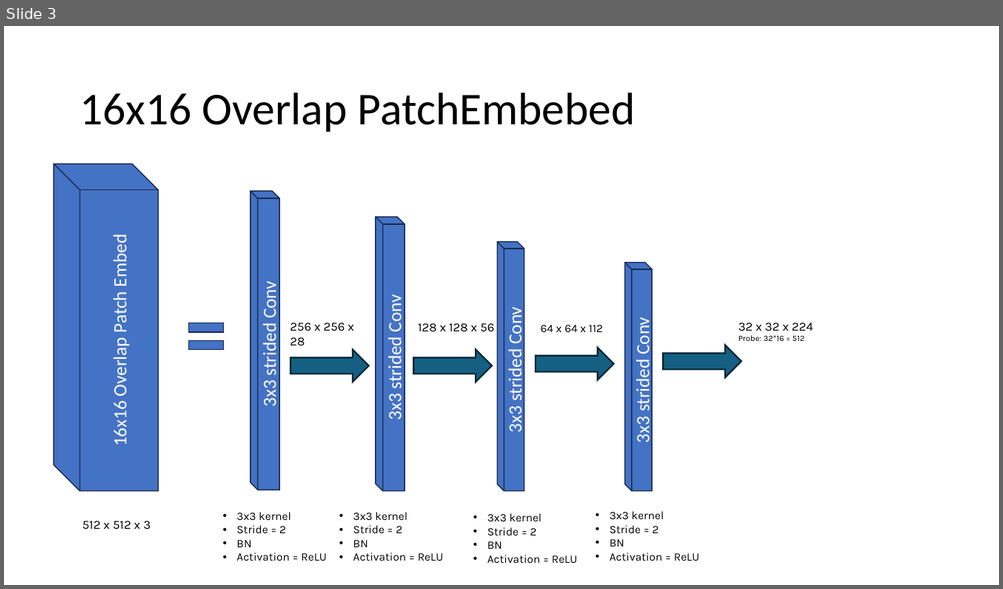
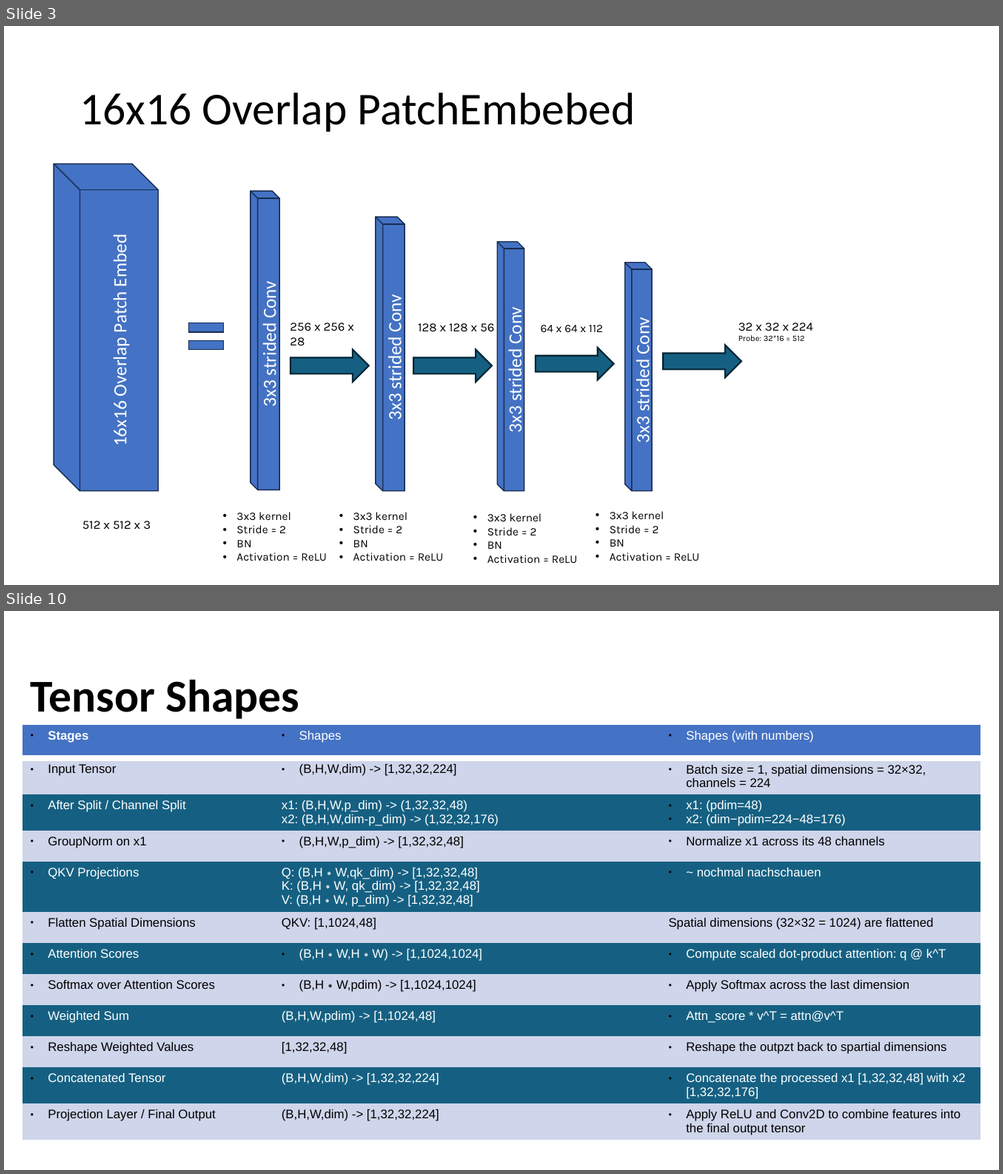
Before and after one commit to CGD16/PDF_Exchanger, a slide deck: SHVIT/PowerPoint/SHViT zerlegt.odp. Shown one above the other, each under a label of ours: slide 3 before the commit, slides 3 and 10 after it; the slides between them are not shown. The pictures are 1003x589 and 1003x1174 pixels, drawn with LibreOffice and Linux fonts; fonts in the diff are those of the drawing. Boxes give left, top, right and bottom in pixels: in the first picture for what was removed or moved away, otherwise in the second. Text is boxed around its words. In the diff, an @@ line names an element or a change of style, - is before the commit and + after.

```diff
--- a/SHVIT/PowerPoint/SHViT zerlegt.odp
+++ b/SHVIT/PowerPoint/SHViT zerlegt.odp
@@ slide 10 added at (x1=4, y1=611, x2=999, y2=1170), background #FFFFFF @@
@@ title added at (x1=31, y1=679, x2=299, y2=719), 44 pt, text #000000, bold @@
+Tensor Shapes
@@ table added at (x1=22, y1=725, x2=981, y2=1141), 12 rows, 3 columns @@
+Stages | Shapes | Shapes (with numbers)
+Input Tensor | (B,H,W,dim) -> [1,32,32,224] | Batch size = 1, spatial dimensions = 32×32, channels = 224
+After Split / Channel Split | x1: (B,H,W,p_dim) -> (1,32,32,48) / x2: (B,H,W,dim-p_dim) -> (1,32,32,176) | x1: (pdim=48) / x2: (dim−pdim=224−48=176)
+GroupNorm on x1 | (B,H,W,p_dim) -> [1,32,32,48] | Normalize x1 across its 48 channels
+QKV Projections | Q: (B,H∗W,qk_dim) -> [1,32,32,48] / K: (B,H∗W, qk_dim) -> [1,32,32,48] / V: (B,H∗W, p_dim) -> [1,32,32,48] | ~ nochmal nachschauen
+Flatten Spatial Dimensions | QKV: [1,1024,48] | Spatial dimensions (32×32 = 1024) are flattened
+Attention Scores | (B,H∗W,H∗W) -> [1,1024,1024] | Compute scaled dot-product attention: q @ k^T
+Softmax over Attention Scores | (B,H∗W,pdim) -> [1,1024,1024] | Apply Softmax across the last dimension
+Weighted Sum | (B,H,W,pdim) -> [1,1024,48] | Attn_score * v^T = attn@v^T
+Reshape Weighted Values | [1,32,32,48] | Reshape the outpzt back to spartial dimensions
+Concatenated Tensor | (B,H,W,dim) -> [1,32,32,224] | Concatenate the processed x1 [1,32,32,48] with x2 [1,32,32,176]
+Projection Layer / Final Output | (B,H,W,dim) -> [1,32,32,224] | Apply ReLU and Conv2D to combine features into the final output tensor
```
Also in this commit, not shown: 1 slide changed, 11 other slides added, 6 slides removed, 5 other files.
